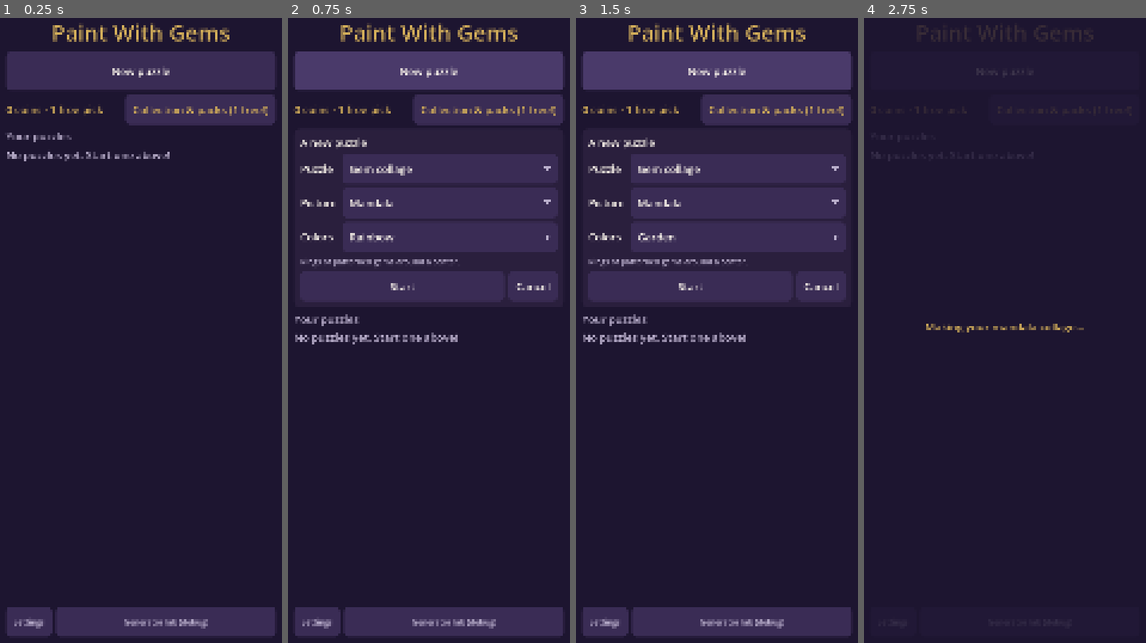
Above: before the commit, frames 1-4 (left to right).
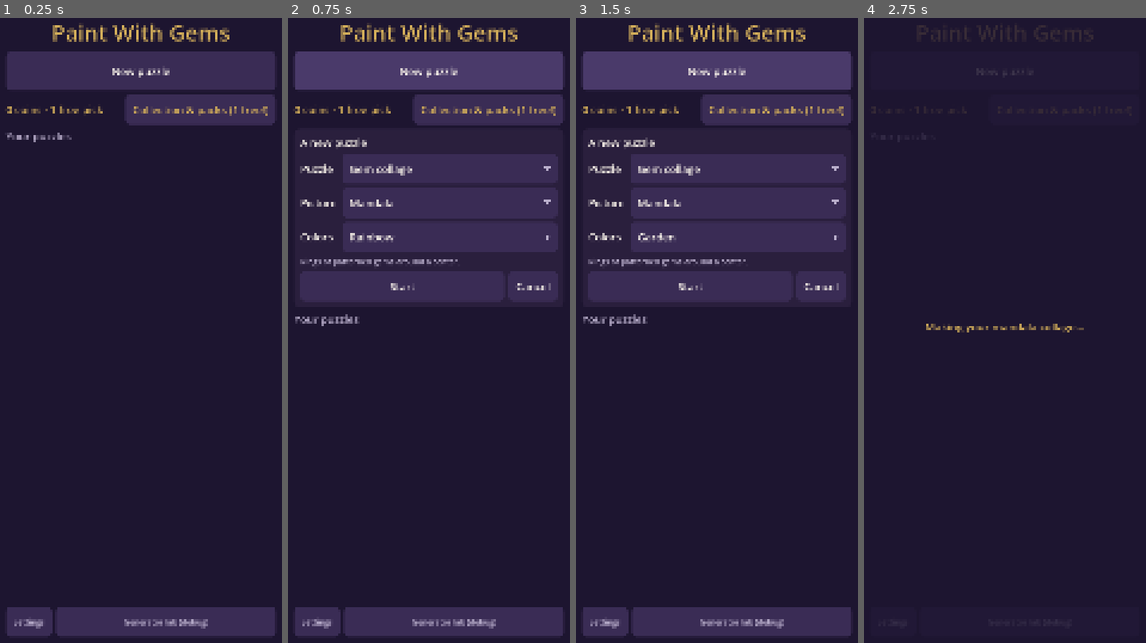
Above: after the commit, the same moments.

Repository: squishter/redesigned-octo-pancake
Game: Godot game, scene res://scenes/game/app.tscn
The game is run twice, just before and just after one commit, with the same random seed, the same clock (stepped at 60 frames per second) and the same inputs.
Inputs:
- Up to frame 1 (0.25 s): no input
- Up to frame 2 (0.75 s): click "New puzzle" at 0.5 s
- Up to frame 3 (1.5 s): click "New puzzle" at 1.25 s
- Up to frame 4 (2.75 s): click "Start" at 2 s

The runs differ from the first frame. In frame 1, 0.3% of the frame differs, in the area x 2-61%, y 21-23%; in frame 2, 0.5%, in the area x 2-61%, y 50-53%; in frame 3, 0.5%; in frame 4, less than 0.1%.
Error after the commit: Parse Error: Function "chroma_layout()" not found in base self. (res://scenes/game/camera_capture.gd:275)

Commit message:
Camera: drop the debug readout; the status line names the camera
Co-Authored-By: Claude Opus 5.5 <noreply@anthropic.com>
Claude-Session: https://claude.ai/code/session_012LQ98oeQZPmrpQ8vFC493i

Diff:
--- a/scenes/game/camera_capture.gd
+++ b/scenes/game/camera_capture.gd
@@ -64,7 +64,6 @@
 ## and when to look (a moment after the feed starts, so frames have come).
 var _chroma := ""
 var _chroma_check_at := 0
-var _feed_text := ""
 var _viewport: SubViewport
 var _feed_rect: TextureRect
 var _material: ShaderMaterial
@@ -197,12 +196,8 @@
 		if other != feed:
 			other.feed_is_active = false
 	var formats := feed.get_formats()
-	var format := ""
 	if not formats.is_empty():
-		var best := _best_format(formats)
-		feed.set_format(best, {})
-		var f: Dictionary = formats[best]
-		format = " · %s %d×%d" % [f.get("format", "?"), f.get("width", 0), f.get("height", 0)]
+		feed.set_format(_best_format(formats), {})
 	feed.feed_is_active = true
 	_main_tex.camera_feed_id = feed.get_id()
 	_cbcr_tex.camera_feed_id = feed.get_id()
@@ -212,9 +207,7 @@
 	_material.set_shader_parameter("cbcr_tex", null)
 	_material.set_shader_parameter("cbcr_tex", _cbcr_tex)
 	_viewport.render_target_update_mode = SubViewport.UPDATE_ALWAYS
-	# The format (and the CbCr layout, once seen) helps tell camera problems apart.
-	_feed_text = "%s (%d of %d)%s" % [feed.get_name(), _feed_index + 1, _feeds.size(), format]
-	_status.text = _feed_text
+	_status.text = _camera_label(feed)
 	_chroma = ""
 	_chroma_check_at = Time.get_ticks_msec() + 600
 
@@ -281,36 +274,6 @@
 		return
 	_chroma = chroma_layout(c)
 	_material.set_shader_parameter("chroma_interleaved", _chroma == "interleaved")
-	_status.text = "%s · CbCr %s %d×%d (%s) · %s" % [_feed_text, _format_name(c.get_format()), c.get_width(),
-			c.get_height(), _chroma, chroma_stats(chroma_pairs(c))]
-
-
-## Cb and Cr's average and range over a sample of a CbCr plane (RG8): both
-## sit near 128 in an ordinary scene, so this shows a broken plane at once.
-static func chroma_stats(pairs: Image) -> String:
-	var data := pairs.get_data()
-	var n := data.size() / 2
-	var sums := [0, 0]
-	var lo := [255, 255]
-	var hi := [0, 0]
-	var count := 0
-	for i in range(0, n, 97):
-		for ch in 2:
-			var v := data[i * 2 + ch]
-			sums[ch] += v
-			lo[ch] = mini(lo[ch], v)
-			hi[ch] = maxi(hi[ch], v)
-		count += 1
-	count = maxi(count, 1)
-	return "Cb %d (%d-%d), Cr %d (%d-%d)" % [sums[0] / count, lo[0], hi[0], sums[1] / count, lo[1], hi[1]]
-
-
-## How a CbCr plane's bytes are laid out: "pairs" (two channels per pixel,
-## Cb then Cr, as Godot's Android camera builds it) or "interleaved" (one
-## channel, Cb and Cr side by side, so twice as wide).
-static func chroma_layout(chroma: Image) -> String:
-	var per_pixel := chroma.get_data().size() / maxi(1, chroma.get_width() * chroma.get_height())
-	return "interleaved" if per_pixel == 1 else "pairs"
 
 
 ## A CbCr plane as RG8 (R: Cb, G: Cr), whichever layout it came in.
@@ -331,21 +294,17 @@
 	return out
 
 
-static func _format_name(format: int) -> String:
-	match format:
-		Image.FORMAT_L8:
-			return "L8"
-		Image.FORMAT_LA8:
-			return "LA8"
-		Image.FORMAT_R8:
-			return "R8"
-		Image.FORMAT_RG8:
-			return "RG8"
-		Image.FORMAT_RGB8:
-			return "RGB8"
-		Image.FORMAT_RGBA8:
-			return "RGBA8"
-	return "format %d" % format
+## "Back camera", "Front camera" or "Camera", numbered when there are
+## several of that kind (phones often have extra back lenses).
+func _camera_label(feed: CameraFeed) -> String:
+	var kind := "Camera"
+	match feed.get_position():
+		CameraFeed.FEED_BACK:
+			kind = "Back camera"
+		CameraFeed.FEED_FRONT:
+			kind = "Front camera"
+	var same := _feeds.filter(func(f: CameraFeed) -> bool: return f.get_position() == feed.get_position())
+	return kind if same.size() < 2 else "%s %d" % [kind, same.find(feed) + 1]
 
 
 ## Sizes `viewport` to the feed turned `turns` quarter turns clockwise, and
Not shown, changed: README.md
